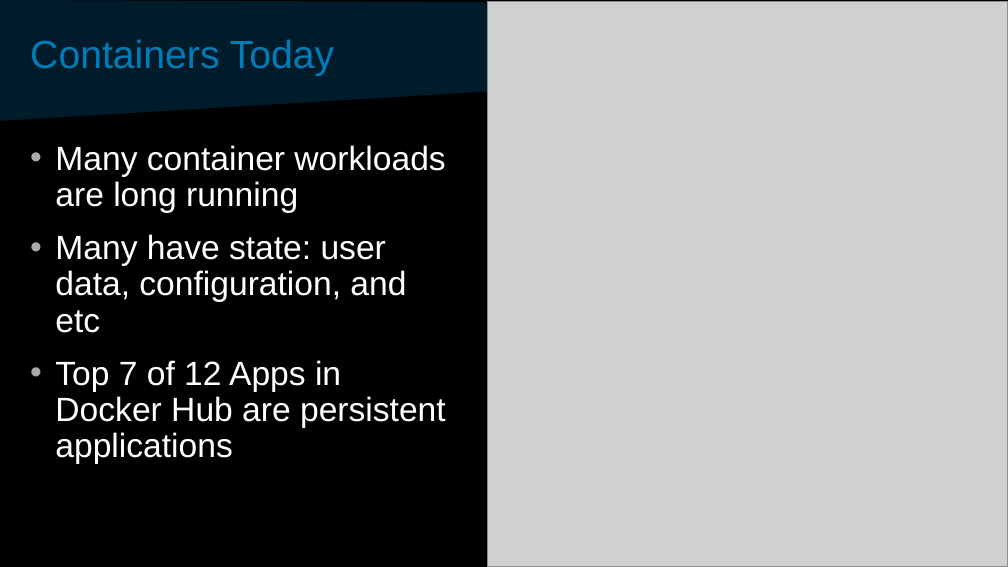
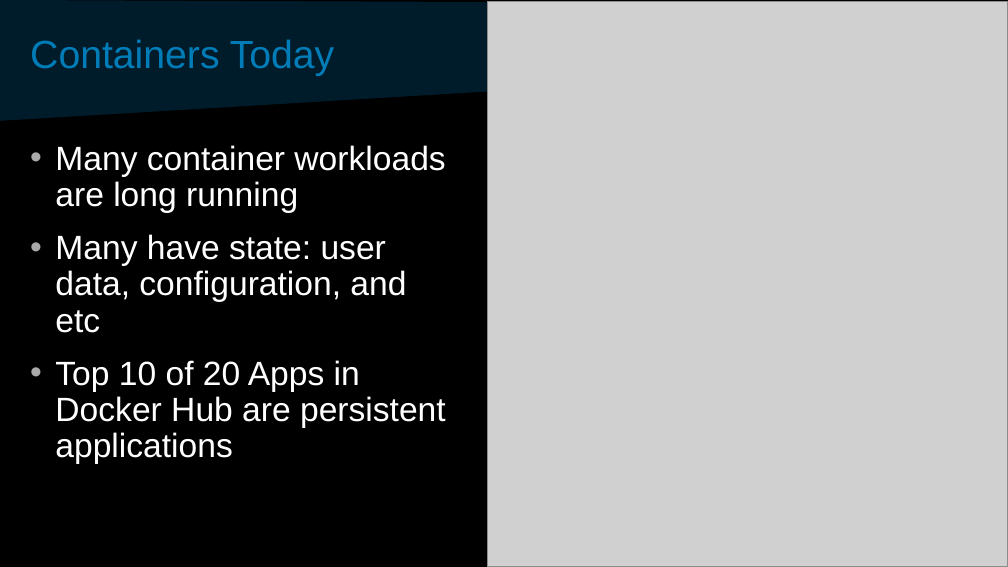
Before and after one commit to davidvonthenen/proposals, a slide deck: slide 20 of 2017_APACHECON_US/ConSchedAndSbSChangeCloud.pptx. Drawn at 1008x567 pixels with LibreOffice and Linux fonts; fonts in the diff are those of the drawing; grey boxes stand for pictures; background and template pictures are left out. Boxes give left, top, right and bottom in pixels: in the first picture for what was removed or moved away, otherwise in the second. Text is boxed around its words. In the diff, an @@ line names an element or a change of style, - is before the commit and + after.

```diff
--- a/2017_APACHECON_US/ConSchedAndSbSChangeCloud.pptx
+++ b/2017_APACHECON_US/ConSchedAndSbSChangeCloud.pptx
@@ text at [55, 360, 446, 464]: text changed @@
-• Top 7 of 12 Apps in Docker Hub are persistent applications
+• Top 10 of 20 Apps in Docker Hub are persistent applications
```
Also in this commit, not shown: 1 other file.
